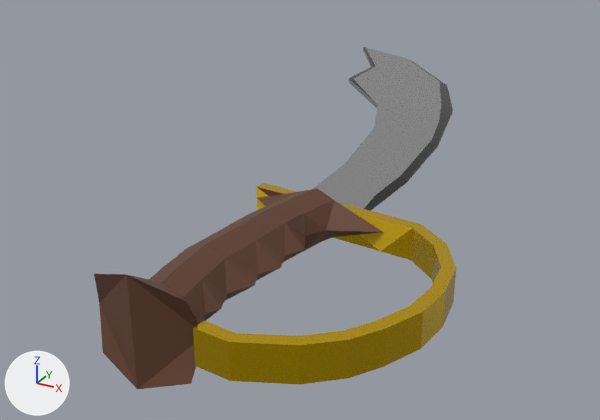
The FBX model Assets/FBX/Models/Player/Weapons/sword1.fbx, before and after one commit.
One viewpoint serves both versions: a camera (50 mm lens) standing at (0.462, -0.868, 0.31) and looking at (0.017, -0.06, -0.094). Every picture has the same lights, and +X, +Y and +Z are marked at lower left.
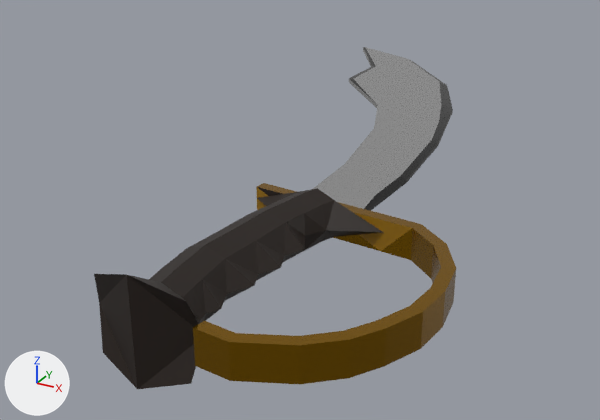
The change, as a diff of the scene's bpy script:
```diff
--- a/Assets/FBX/Models/Player/Weapons/sword1.fbx.py
+++ b/Assets/FBX/Models/Player/Weapons/sword1.fbx.py
@@ img_palette02_albedo_png @@
+img_palette02_albedo_png = load_image('Palette02-Albedo.png', '../../../../Materials/Textures/Palette02-Albedo.png', 512, 512, 'sRGB')
@@ mat_rukovet @@
 mat_rukovet = principled_material('rukovet')
-mat_rukovet.texture = img_ctc_151_duplicate_28_10_2021_21_15_53_1_png
+mat_rukovet.texture = img_palette02_albedo_png
@@ mat_kov @@
 mat_kov = principled_material('kov')
-mat_kov.texture = img_ctc_151_duplicate_28_10_2021_21_15_53_1_png
+mat_kov.texture = img_palette02_albedo_png
 mat_kov.metallic = 0.831
@@ me_plane_003 @@
 me_plane_003.from_pydata(...)  # 256 vertices, 500 faces; spans x -0.151..0.287, y -0.468..0.478, z -0.045..0.054
 # used by ob_plane_001; location = (0.0, 0.0, -0.0237)
+# me_plane_003 part 1: texture (UV) coordinates of 424 of 500 faces, centred in x -0.139..0.286, y -0.46..0.459, z -0.033..0.042, changed; they spanned u 0.44..0.8, v 0.44..0.93 and now span u 0.78..0.98, v 0.71..0.98
 me_plane_003.materials.append(mat_rukovet)
```

Where the change shows, as pixel boxes [x1, y1, x2, y2] in the pictures (600 x 420 px):
'Plane.001', surface changed
    both: [94, 183, 456, 389]
part 1 of me_plane_003, surface changed
    both: [94, 47, 456, 389]
